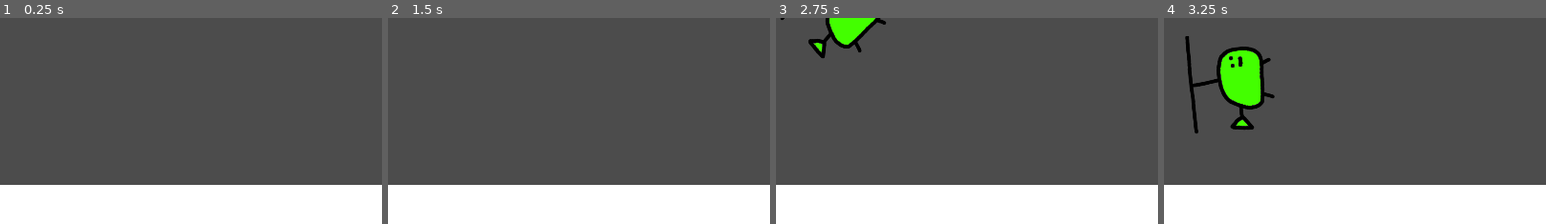
Above: before the commit, frames 1-4 (left to right).
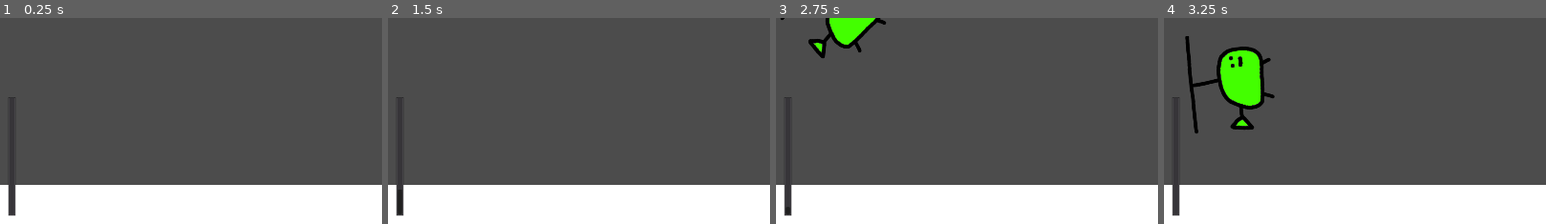
Above: after the commit, the same moments.

Repository: flynnlauridsen/helichopter_thegame
Game: Godot game, scene res://Scenes/Worlds/Node2D.tscn
Two runs of this game, one before a commit and one after it. Both use one fixed random seed, a clock stepped at 60 frames per second and the inputs below.
Inputs:
- Up to frame 1 (0.25 s): no input
- Up to frame 2 (1.5 s): hold Up (up) from 0.53 s (still down)
- Up to frame 3 (2.75 s): release Up (up) at 2.03 s; hold Left (left) from 2.03 s (still down)
- Up to frame 4 (3.25 s): keep holding Left (left)
The pictures show only the part of the screen within x 0-50%, y 50-100%; the shares and areas given below are measured in that part.

The runs differ from the first frame. In frame 1, 0.3% of the frame differs, in the area x 2-5%, y 38-97%; in frame 2, 0.3%; in frame 3, 0.3%; in frame 4, 0.3%.

Commit message:
Cleaned Player name and variable names and added impulse display

Diff:
--- a/game_engine/Code/Player.gd
+++ b/game_engine/Code/Player.gd
@@ -5,8 +5,8 @@
 var rateOfVelDecay = 200
 var rateOfVelIncrease = 120
 
-var velocity_accel = minVel
-var angular_accel = 300
+var velImpulse = minVel
+var angImpulse = 300
 
 
 
@@ -15,23 +15,23 @@
 
 
 func slowDown():
-	var velStart = velocity_accel
+	var velStart = velImpulse
 	var decayDuration = (velStart - minVel) / rateOfVelDecay
-	$"../DecayTween".interpolate_property(self,"velocity_accel",velStart,minVel,decayDuration,Tween.TRANS_LINEAR)
-	$"../DecayTween".start()
+	$DecayTween.interpolate_property(self,"velImpulse",velStart,minVel,decayDuration,Tween.TRANS_LINEAR)
+	$DecayTween.start()
 
 func _physics_process(delta):
-	print(velocity_accel)
+	print(velImpulse)
 	if Input.is_action_pressed("up"):
 		#can try offset on blades with apply_impulse
-		if $"../DecayTween".is_active():
-			$"../DecayTween".stop_all()
+		if $DecayTween.is_active():
+			$DecayTween.stop_all()
 
-		velocity_accel = clamp(velocity_accel+rateOfVelIncrease*delta,minVel,maxVel)
-		apply_central_impulse(Vector2(velocity_accel*delta*cos(deg2rad(rotation_degrees-90)),velocity_accel*delta*sin(deg2rad(rotation_degrees-90))))
+		velImpulse = clamp(velImpulse+rateOfVelIncrease*delta,minVel,maxVel)
+		apply_central_impulse(Vector2(velImpulse*delta*cos(deg2rad(rotation_degrees-90)),velImpulse*delta*sin(deg2rad(rotation_degrees-90))))
 	if Input.is_action_just_released("up"):
 		slowDown()
 	if Input.is_action_pressed("left"):
-		apply_torque_impulse(-angular_accel)
+		apply_torque_impulse(-angImpulse)
 	if Input.is_action_pressed("right"):
-		apply_torque_impulse(angular_accel)
+		apply_torque_impulse(angImpulse)
--- /dev/null
+++ b/game_engine/Code/UserInterfaceInLevel.gd
@@ -0,0 +1,9 @@
+extends Control
+
+func _ready():
+	$ProgressBar.min_value = $"../Player".minVel
+	$ProgressBar.max_value = $"../Player".maxVel
+
+
+func _process(delta):
+	$ProgressBar.value = $"../Player".velImpulse
--- a/game_engine/Scenes/Objects/helichopter_test.tscn
+++ b/game_engine/Scenes/Objects/helichopter_test.tscn
@@ -3,7 +3,9 @@
 [ext_resource path="res://assets/Graphics/helichopter test 1.png" type="Texture" id=1]
 [ext_resource path="res://Code/Player.gd" type="Script" id=3]
 
-[node name="RigidBody2D" type="RigidBody2D"]
+[node name="Player" type="RigidBody2D" groups=[
+"Player",
+]]
 script = ExtResource( 3 )
 
 [node name="CollisionPolygon2D" type="CollisionPolygon2D" parent="."]
@@ -11,3 +13,5 @@
 
 [node name="Sprite" type="Sprite" parent="."]
 texture = ExtResource( 1 )
+
+[node name="DecayTween" type="Tween" parent="."]
--- a/game_engine/Scenes/UI/UserInterfaceInLevel.tscn
+++ b/game_engine/Scenes/UI/UserInterfaceInLevel.tscn
@@ -1,19 +1,19 @@
-[gd_scene format=2]
+[gd_scene load_steps=2 format=2]
+
+[ext_resource path="res://Code/UserInterfaceInLevel.gd" type="Script" id=1]
 
 [node name="UserInterfaceInLevel" type="Control"]
 anchor_right = 1.0
 anchor_bottom = 1.0
+script = ExtResource( 1 )
 __meta__ = {
 "_edit_use_anchors_": false
 }
 
-[node name="ForceBar" type="ProgressBar" parent="."]
-margin_top = 1056.0
-margin_right = 512.0
-margin_bottom = 1088.0
+[node name="ProgressBar" type="ProgressBar" parent="."]
+margin_left = 20.0
+margin_top = 1060.0
+margin_right = 320.0
+margin_bottom = 1080.0
 rect_rotation = -90.0
-value = 50.0
 percent_visible = false
-__meta__ = {
-"_edit_use_anchors_": false
-}
--- a/game_engine/Scenes/Worlds/Node2D.tscn
+++ b/game_engine/Scenes/Worlds/Node2D.tscn
@@ -1,16 +1,12 @@
-[gd_scene load_steps=3 format=2]
+[gd_scene load_steps=4 format=2]
 
 [ext_resource path="res://Scenes/Objects/helichopter_test.tscn" type="PackedScene" id=1]
+[ext_resource path="res://Scenes/UI/UserInterfaceInLevel.tscn" type="PackedScene" id=2]
 
 [sub_resource type="RectangleShape2D" id=1]
 extents = Vector2( 1673.36, 48.5889 )
 
 [node name="Node2D" type="Node2D"]
-
-[node name="RigidBody2D" parent="." instance=ExtResource( 1 )]
-position = Vector2( 156.075, 150.896 )
-
-[node name="DecayTween" type="Tween" parent="."]
 
 [node name="StaticBody2D" type="StaticBody2D" parent="."]
 position = Vector2( 936.522, 1027.15 )
@@ -26,3 +22,8 @@
 __meta__ = {
 "_edit_use_anchors_": false
 }
+
+[node name="Player" parent="." instance=ExtResource( 1 )]
+position = Vector2( 156.075, 150.896 )
+
+[node name="UserInterfaceInLevel" parent="." instance=ExtResource( 2 )]
